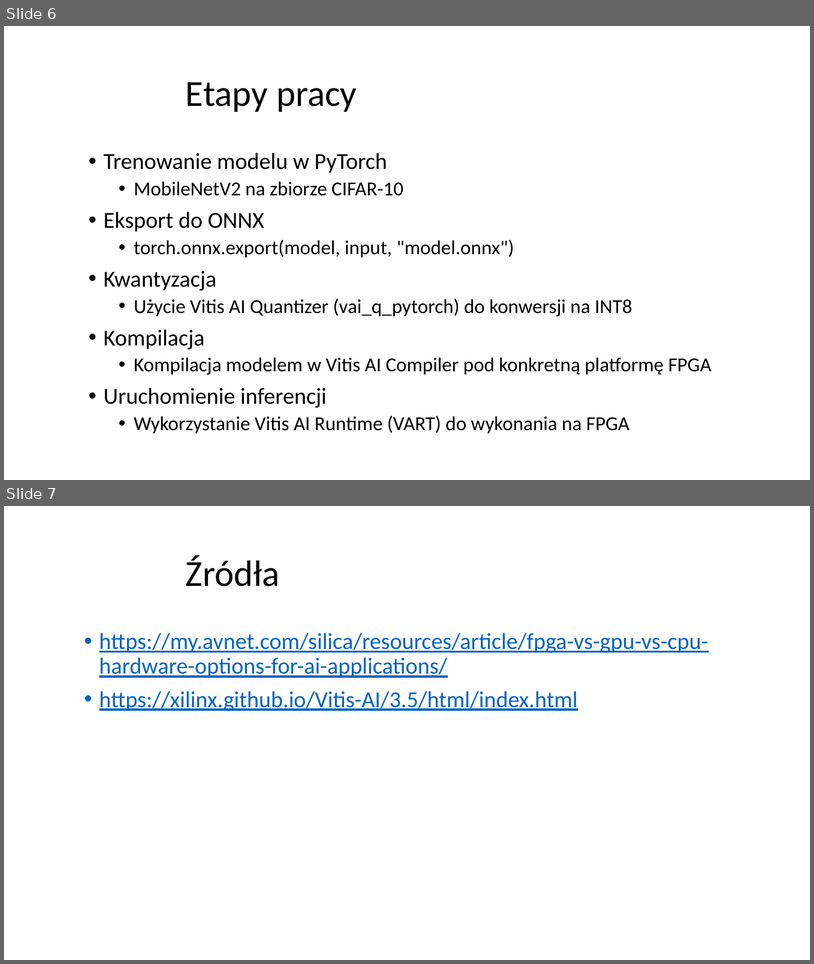
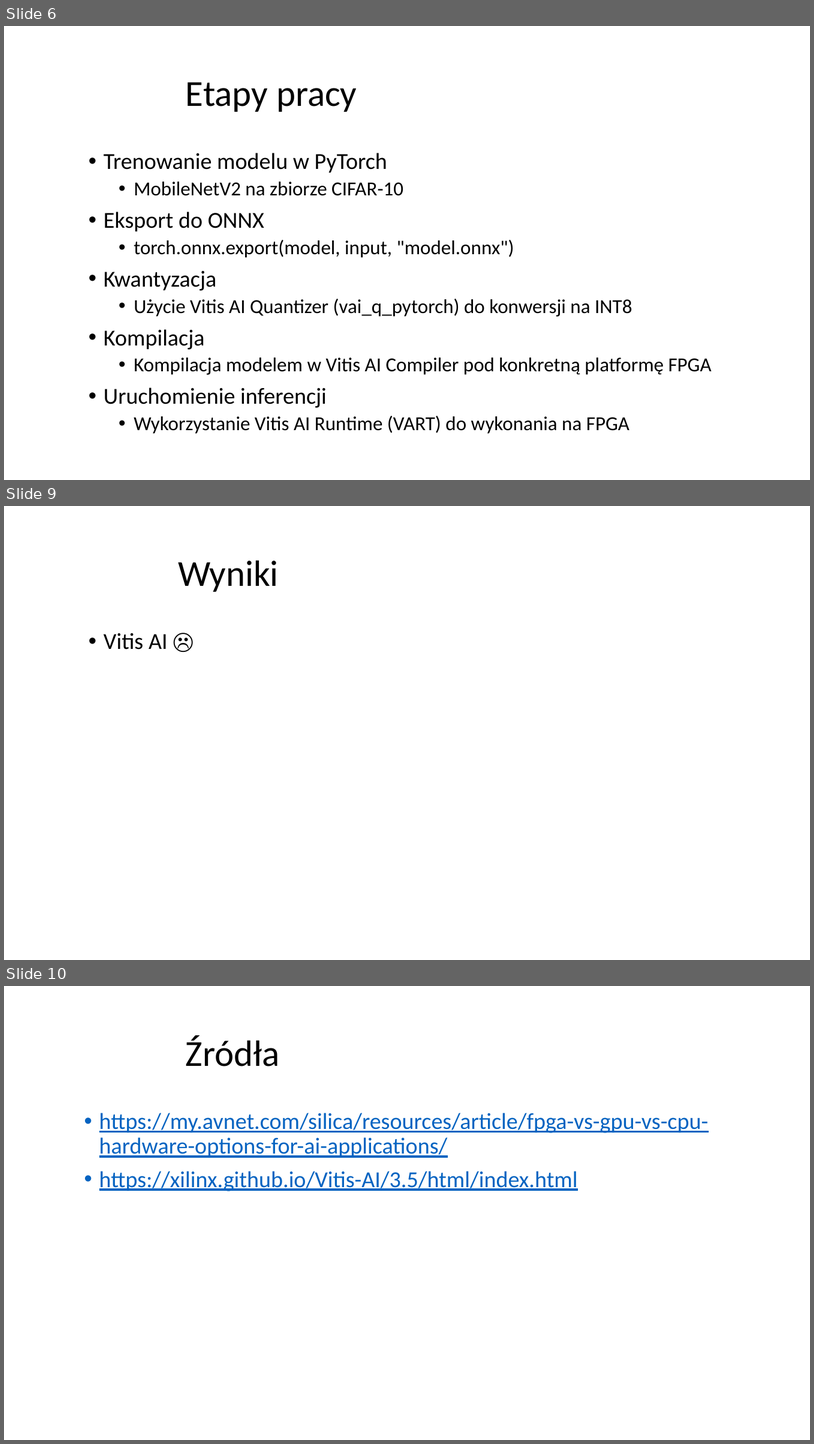
Before and after one commit to kakao16/ESL-Image-Classification-on-FPGA, a slide deck: ESL-Image-Classification-on-FPGA.pptx. Shown one above the other, each under a label of ours: slides 6 and 7 before the commit, slides 6, 9 and 10 after it; the slides between them are not shown. The pictures are 814x964 and 814x1444 pixels, drawn with LibreOffice and Linux fonts; fonts in the diff are those of the drawing; background and template pictures are left out. Boxes give left, top, right and bottom in pixels: in the first picture for what was removed or moved away, otherwise in the second. Text is boxed around its words. In the diff, an @@ line names an element or a change of style, - is before the commit and + after.

```diff
--- a/ESL-Image-Classification-on-FPGA.pptx
+++ b/ESL-Image-Classification-on-FPGA.pptx
@@ slide 9 added at (4, 506, 810, 960), background picture (left out) @@
@@ title added at (178, 560, 279, 592), 48 pt, text #000000 @@
+Wyniki
@@ text added at (104, 633, 168, 649), 30 pt, text #000000 @@
+• Vitis AI ☹
@@ what was slide 7 is now slide 10 @@
```
Also in this commit, not shown: 2 other slides added, 1 other file.
